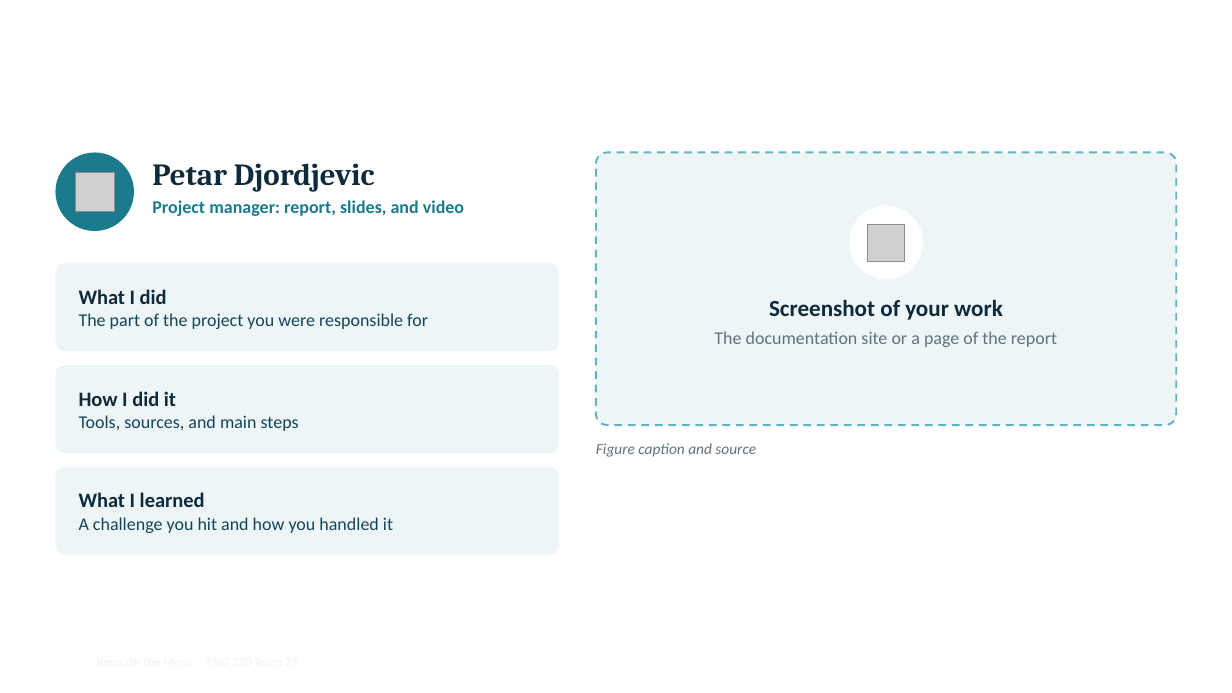
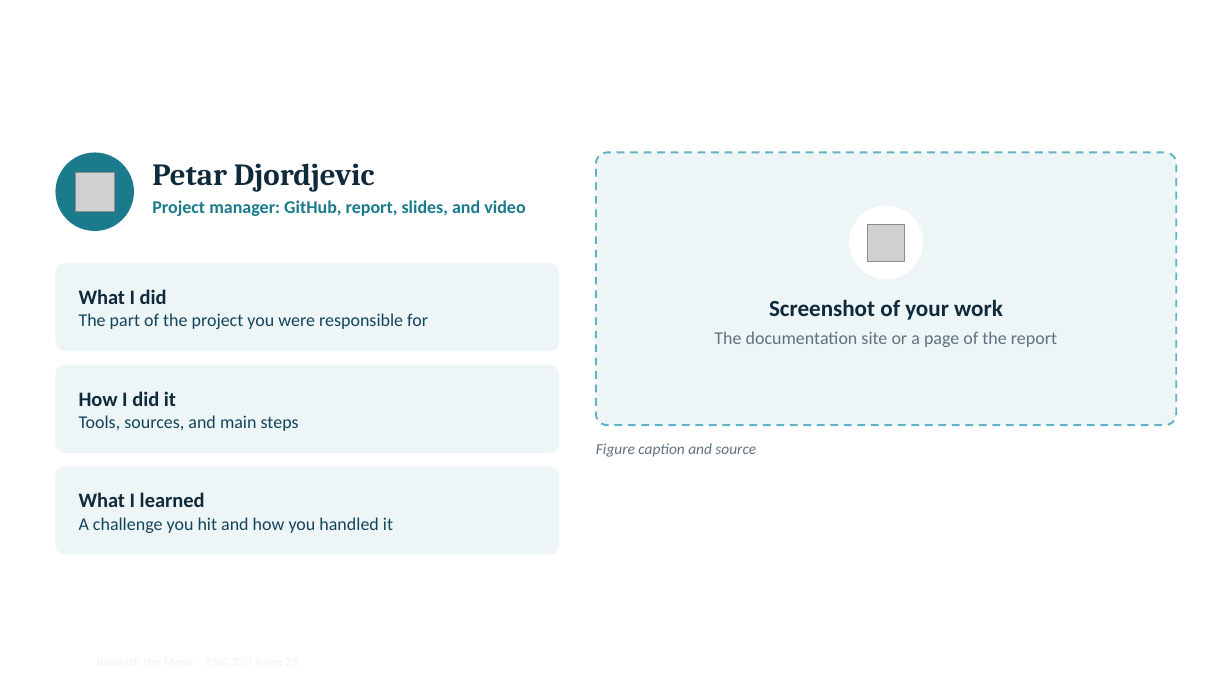
Before and after one commit to pdjordj11/eng_220_aquifer_project, a slide deck: slide 12 of files/beneath_the_mesa_slides.pptx. Drawn at 1232x693 pixels with LibreOffice and Linux fonts; fonts in the diff are those of the drawing; grey boxes stand for pictures; background and template pictures are left out. Boxes give left, top, right and bottom in pixels: in the first picture for what was removed or moved away, otherwise in the second. Text is boxed around its words. In the diff, an @@ line names an element or a change of style, - is before the commit and + after.

```diff
--- a/files/beneath_the_mesa_slides.pptx
+++ b/files/beneath_the_mesa_slides.pptx
@@ text at box(152, 200, 525, 216): text changed @@
-Project manager: report, slides, and video
+Project manager: GitHub, report, slides, and video
```
Also in this commit, not shown: 3 other slides changed, 8 other files.
